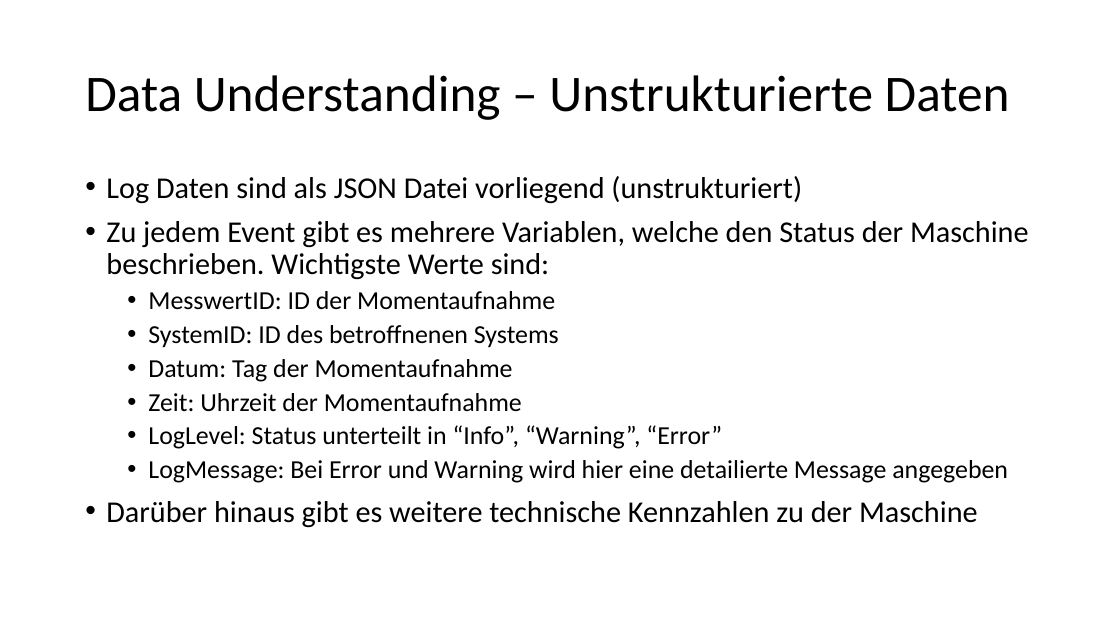
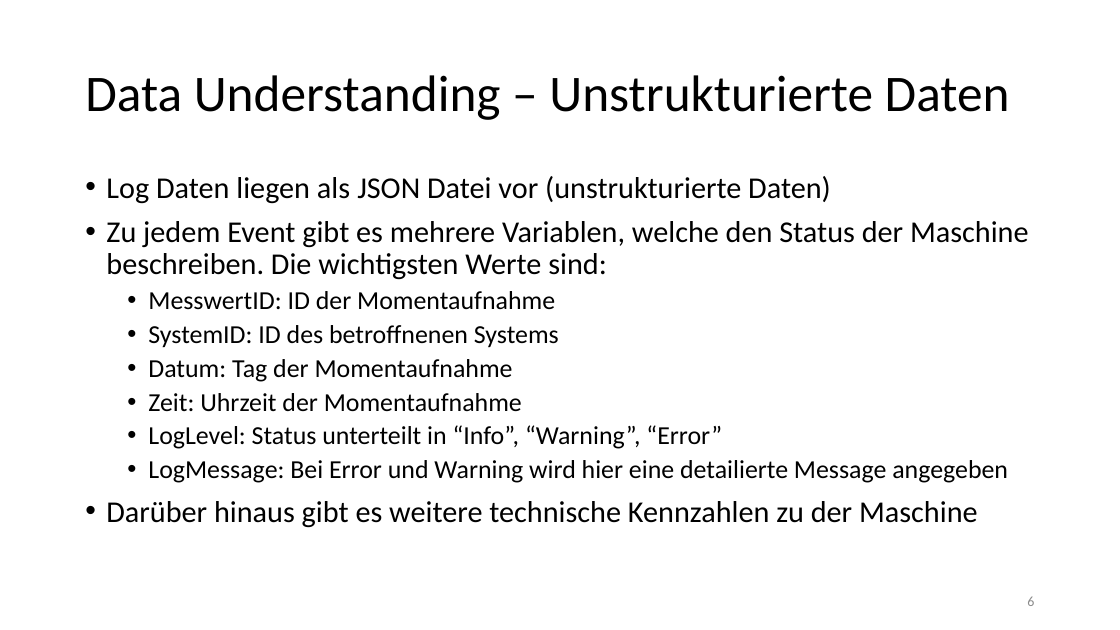
Before and after one commit to Flitschi7/big-data-management, a slide deck: slide 6 of Organisational/Dokumentation HHZ Rocket Project.pptx. Drawn at 1120x630 pixels with LibreOffice and Linux fonts; fonts in the diff are those of the drawing. Boxes give left, top, right and bottom in pixels: in the first picture for what was removed or moved away, otherwise in the second. Text is boxed around its words. In the diff, an @@ line names an element or a change of style, - is before the commit and + after.

```diff
--- a/Organisational/Dokumentation HHZ Rocket Project.pptx
+++ b/Organisational/Dokumentation HHZ Rocket Project.pptx
@@ text at [106, 176, 1029, 280]: text changed @@
-• Log Daten sind als JSON Datei vorliegend (unstrukturiert)
-• Zu jedem Event gibt es mehrere Variablen, welche den Status der Maschine beschrieben. Wichtigste Werte sind:
+• Log Daten liegen als JSON Datei vor (unstrukturierte Daten)
+• Zu jedem Event gibt es mehrere Variablen, welche den Status der Maschine beschreiben. Die wichtigsten Werte sind:
@@ page number added at [1027, 597, 1034, 606], 12 pt, text #8C8C8C @@
+6
```
Also in this commit, not shown: 27 other slides changed.
